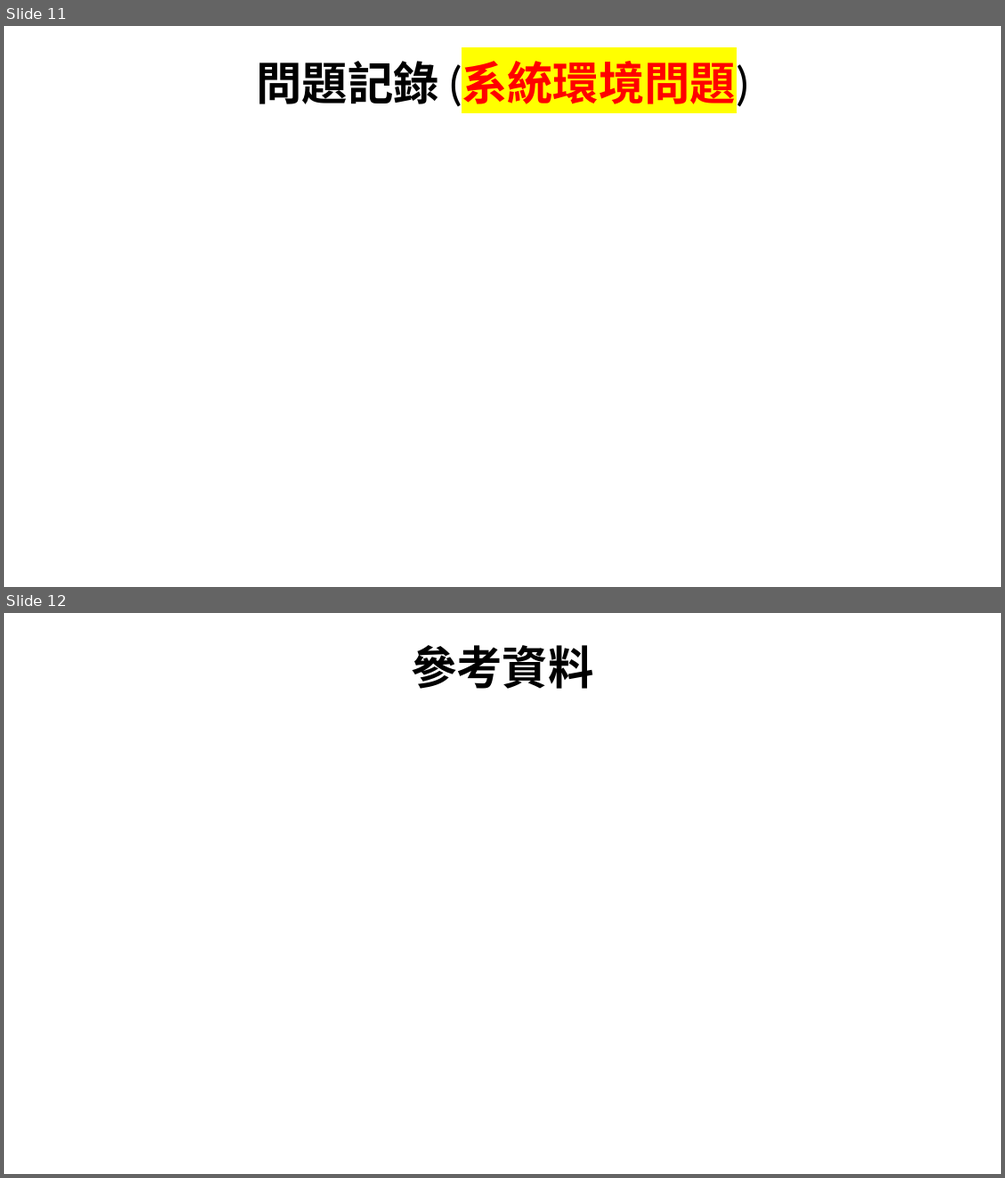
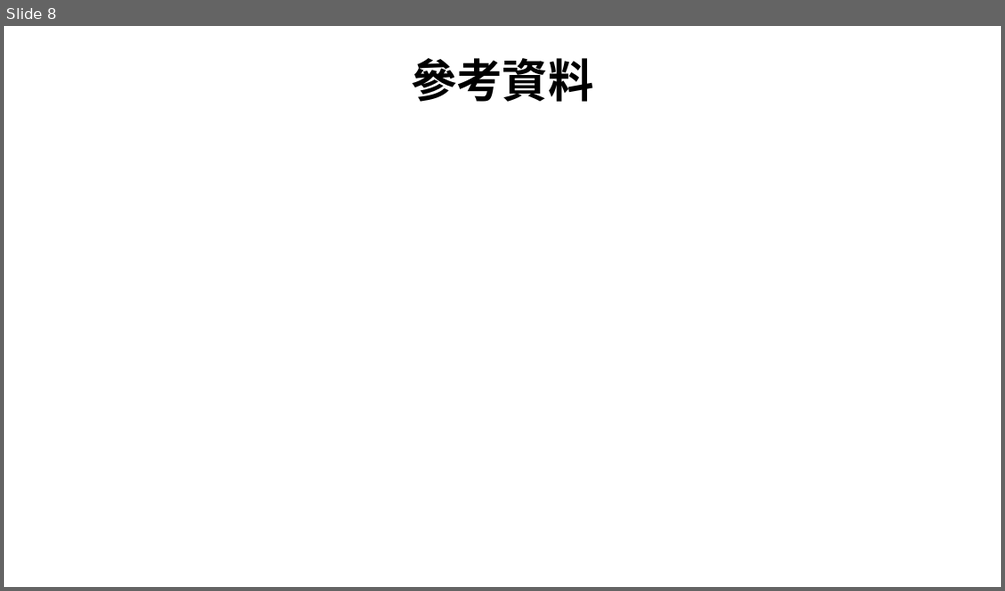
Before and after one commit to xup6tp6u4/Image-processing, a slide deck: 馬路分割_F112112136_林宸毅.pptx. Shown one above the other, each under a label of ours: slides 11 and 12 before the commit, slide 8 after it. The pictures are 1005x1178 and 1005x591 pixels, drawn with LibreOffice and Linux fonts; fonts in the diff are those of the drawing; background and template pictures are left out. Boxes give left, top, right and bottom in pixels: in the first picture for what was removed or moved away, otherwise in the second. Text is boxed around its words. In the diff, an @@ line names an element or a change of style, - is before the commit and + after.

```diff
--- a/馬路分割_F112112136_林宸毅.pptx
+++ b/馬路分割_F112112136_林宸毅.pptx
@@ slide 11 removed at bbox=[4, 26, 1001, 587], background picture (left out) @@
@@ title removed at bbox=[257, 61, 749, 109] @@
-問題記錄 (系統環境問題)
@@ what was slide 12 is now slide 8 @@
```
Also in this commit, not shown: 4 slides changed, 3 other slides removed.
